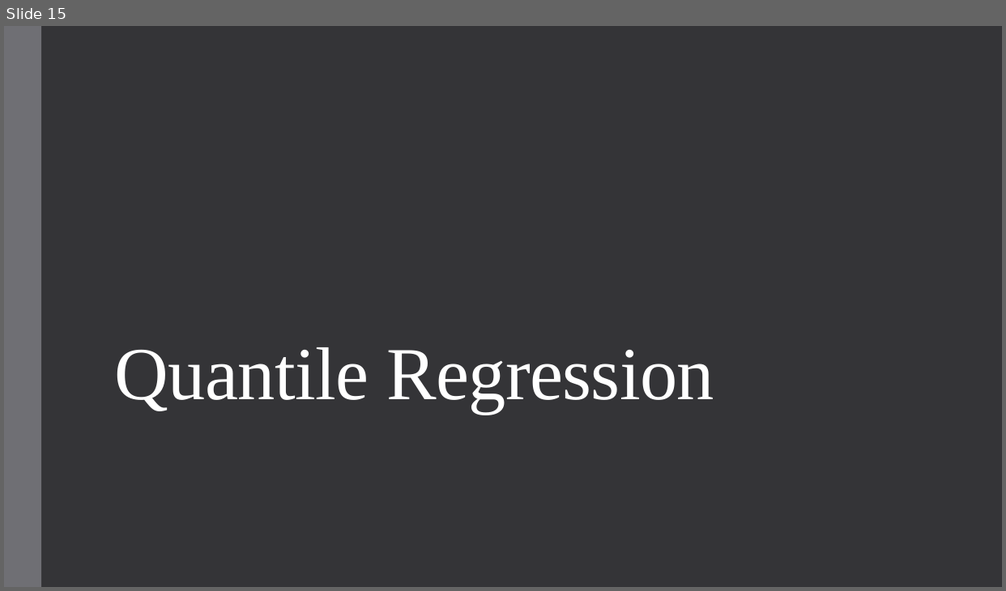
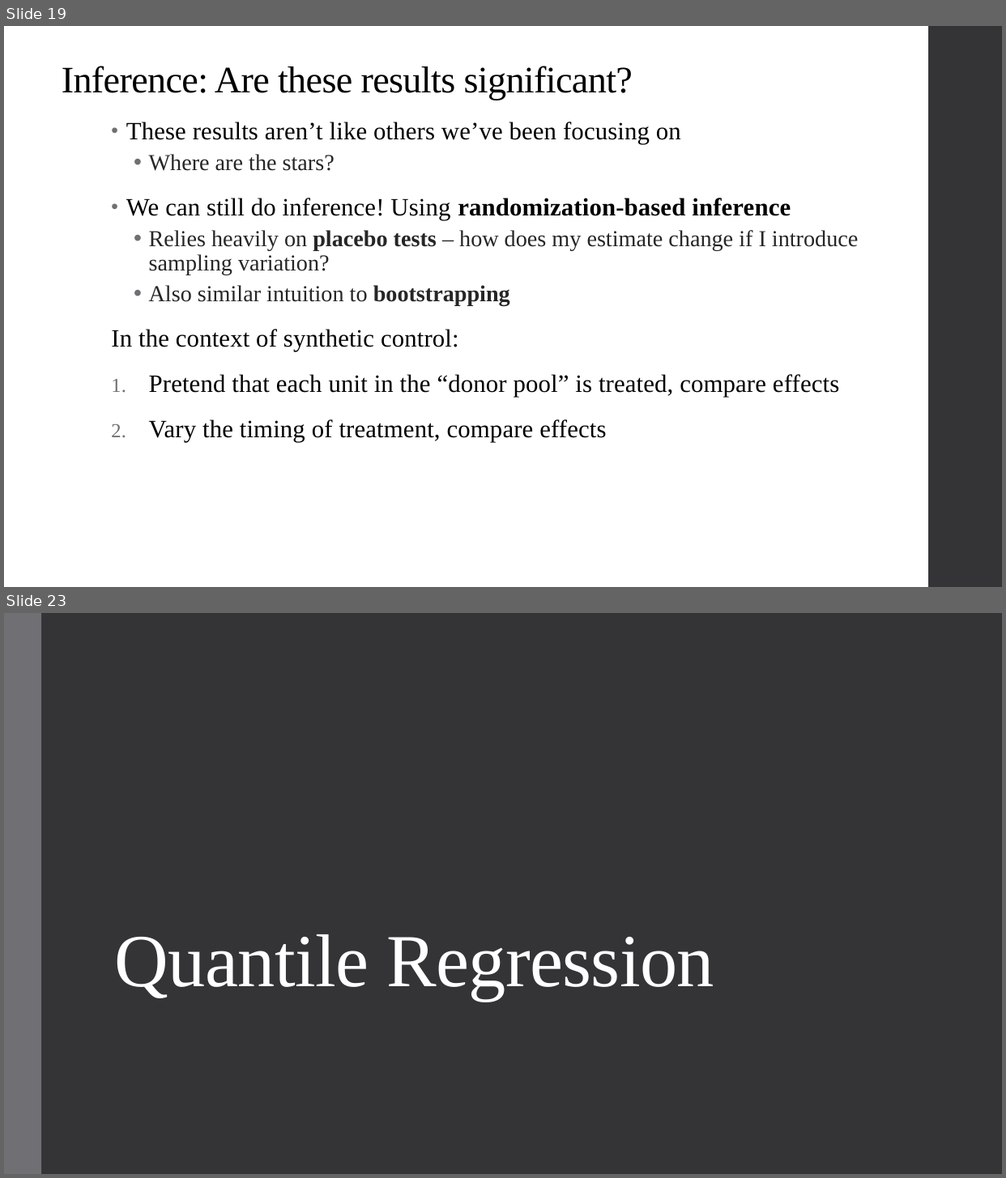
Before and after one commit to qiufei/fork-HAD5744, a slide deck: Lecture10_SyntheticControl_QuantileRegression/Lecture10_SyntheticControl_QuantileRegression.pptx. Shown one above the other, each under a label of ours: slide 15 before the commit, slides 19 and 23 after it; the slides between them are not shown. The pictures are 1006x591 and 1006x1178 pixels, drawn with LibreOffice and Linux fonts; fonts in the diff are those of the drawing. Boxes give left, top, right and bottom in pixels: in the first picture for what was removed or moved away, otherwise in the second. Text is boxed around its words. In the diff, an @@ line names an element or a change of style, - is before the commit and + after.

```diff
--- a/Lecture10_SyntheticControl_QuantileRegression/Lecture10_SyntheticControl_QuantileRegression.pptx
+++ b/Lecture10_SyntheticControl_QuantileRegression/Lecture10_SyntheticControl_QuantileRegression.pptx
@@ slide 19 added at (4, 26, 1002, 587), background #FFFFFF @@
@@ rectangle added at (928, 26, 1002, 587), fill #353537 @@
@@ title added at (62, 66, 633, 100), 36 pt, text #000000 @@
+Inference: Are these results significant?
@@ text added at (111, 122, 858, 442), 24 pt, text #000000 @@
+• These results aren’t like others we’ve been focusing on
+  • Where are the stars?
+• We can still do inference! Using randomization-based inference
+  • Relies heavily on placebo tests – how does my estimate change if I introduce sampling variation?
+  • Also similar intuition to bootstrapping
+In the context of synthetic control:
+1. Pretend that each unit in the “donor pool” is treated, compare effects
+2. Vary the timing of treatment, compare effects
@@ what was slide 15 is now slide 23 @@
```
Also in this commit, not shown: 2 slides changed, 37 other slides added, 13 slides removed, 31 other files.
